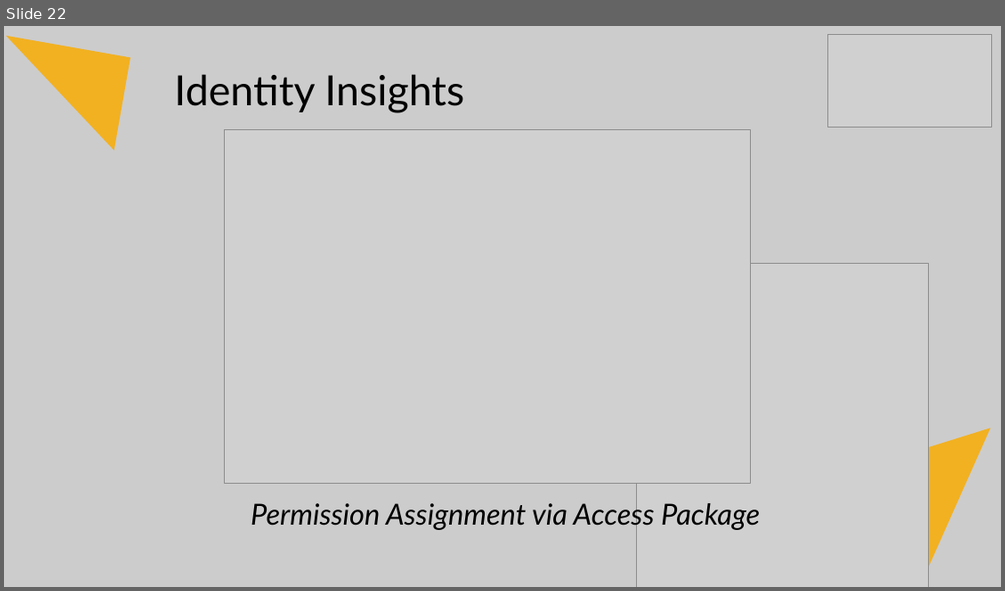
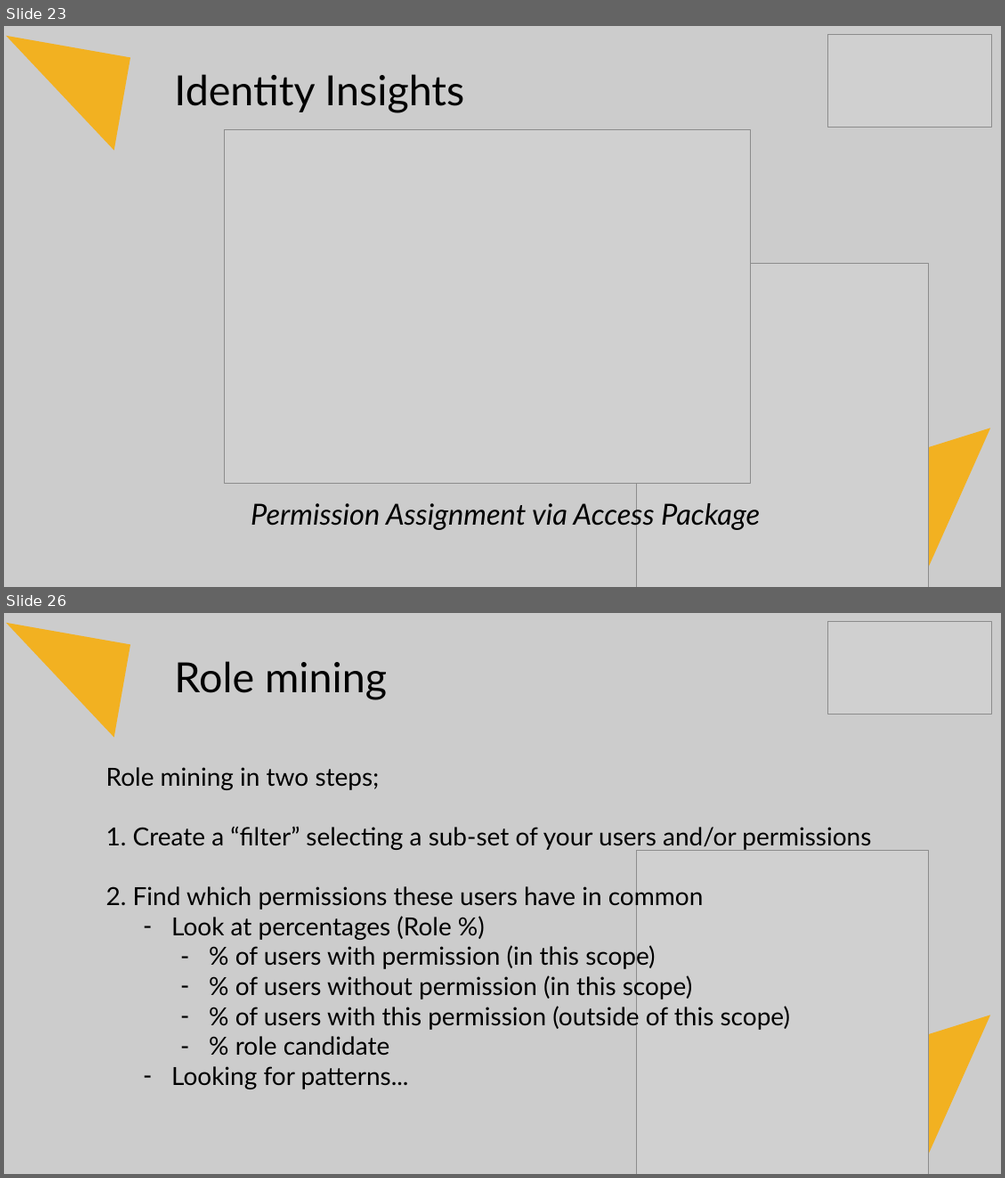
Before and after one commit to Fortigi/IdentityInsights, a slide deck: Presentation/Identity Insights.pptx. Shown one above the other, each under a label of ours: slide 22 before the commit, slides 23 and 26 after it; the slides between them are not shown. The pictures are 1005x591 and 1005x1178 pixels, drawn with LibreOffice and Linux fonts; fonts in the diff are those of the drawing; grey boxes stand for pictures. Boxes give left, top, right and bottom in pixels: in the first picture for what was removed or moved away, otherwise in the second. Text is boxed around its words. In the diff, an @@ line names an element or a change of style, - is before the commit and + after.

```diff
--- a/Presentation/Identity Insights.pptx
+++ b/Presentation/Identity Insights.pptx
@@ slide 26 added at box(4, 613, 1001, 1174), background #CCCCCC @@
@@ right triangle added at box(4, 623, 130, 738), fill #F2B121 @@
@@ picture added at box(828, 621, 992, 714) @@
@@ text added at box(174, 661, 387, 700), 40 pt, text #000000 @@
+Role mining
@@ text added at box(106, 767, 871, 1089), 24 pt, text #000000 @@
+Role mining in two steps;
+1. Create a “filter” selecting a sub-set of your users and/or permissions
+2. Find which permissions these users have in common
+  – Look at percentages (Role %)
+    – % of users with permission (in this scope)
+    – % of users without permission (in this scope)
+    – % of users with this permission (outside of this scope)
+    – % role candidate
+  – Looking for patterns...
@@ picture added at box(637, 850, 928, 1174) @@
@@ right triangle added at box(881, 1015, 1001, 1174), fill #F2B121 @@
@@ what was slide 22 is now slide 23 @@
```
Also in this commit, not shown: 15 slides changed, 15 other slides added, 2 slides removed.
